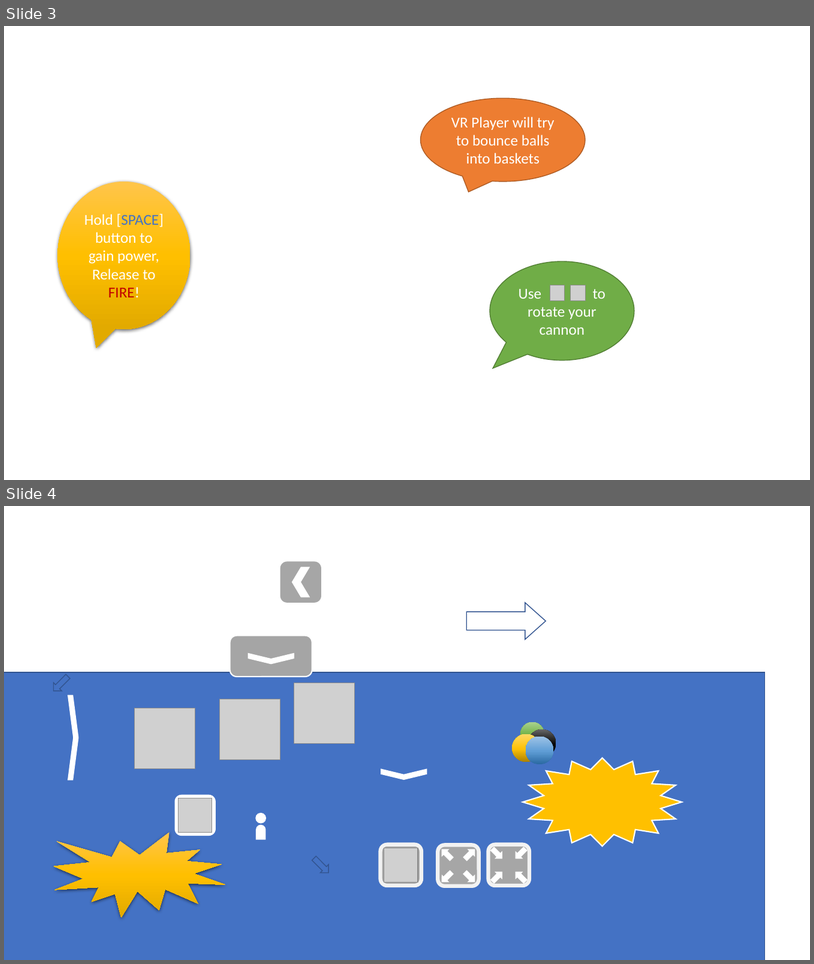
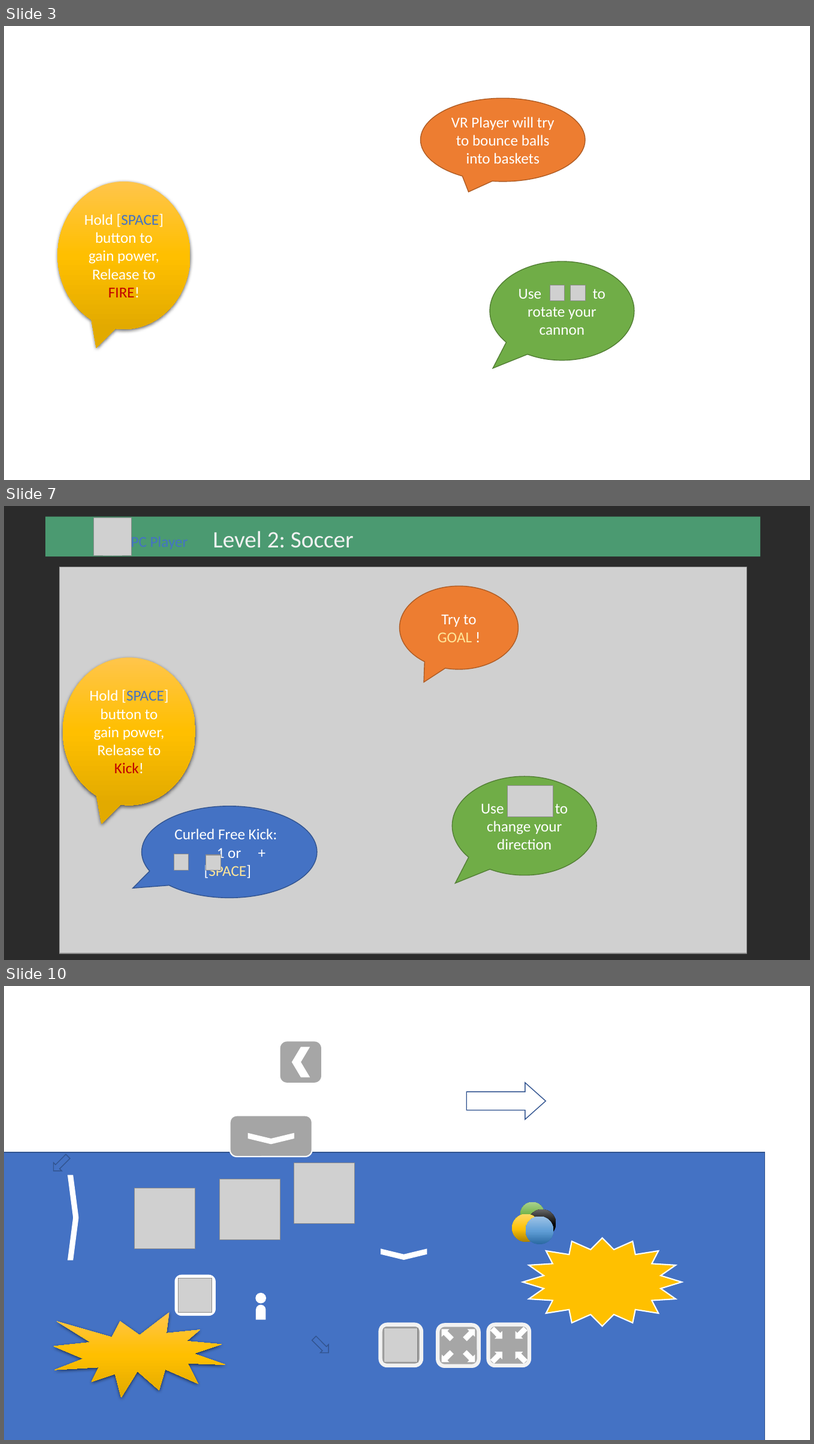
Before and after one commit to dyzsunson/BunnyBall_VR, a slide deck: Document/Rabbit_Tutorial.pptx. Shown one above the other, each under a label of ours: slides 3 and 4 before the commit, slides 3, 7 and 10 after it; the slides between them are not shown. The pictures are 814x964 and 814x1444 pixels, drawn with LibreOffice and Linux fonts; fonts in the diff are those of the drawing; grey boxes stand for pictures; background and template pictures are left out; a plain dark background stands for a picture behind light text. Boxes give left, top, right and bottom in pixels: in the first picture for what was removed or moved away, otherwise in the second. Text is boxed around its words. In the diff, an @@ line names an element or a change of style, - is before the commit and + after.

```diff
--- a/Document/Rabbit_Tutorial.pptx
+++ b/Document/Rabbit_Tutorial.pptx
@@ slide 7 added at [4, 506, 810, 960], background picture (left out) @@
@@ rectangle added at [46, 516, 761, 556], fill #5ACA8F at 70% opacity @@
@@ picture added at [93, 518, 132, 556] @@
@@ text added at [125, 529, 195, 553], 18 pt, text #4472C4 @@
+PC Player
@@ text added at [213, 531, 354, 547], 28 pt, text #F2F2F2 @@
+Level 2: Soccer
@@ picture added at [60, 567, 747, 953] @@
@@ speech bubble added at [399, 586, 518, 669], fill #ED7D31, outline #AF5C24 1 pt, 18 pt, text #FFFFFF @@
+Try to GOAL !
@@ speech bubble added at [63, 657, 195, 805], fill gradient #FFC64B to #FFC000 to #E3AB00, 18 pt, text #FFFFFF @@
+Hold [SPACE] button to gain power,
+Release to Kick!
@@ speech bubble added at [452, 777, 597, 875], fill #70AD47, outline #538035 1 pt, 18 pt, text #FFFFFF @@
+Use to change your direction
@@ picture added at [508, 786, 553, 817] @@
@@ speech bubble added at [142, 806, 317, 897], fill #4472C4, outline #325491 1 pt, 18 pt, text #FFFFFF @@
+Curled Free Kick: 1 or + [SPACE]
@@ picture added at [174, 854, 189, 870] @@
@@ picture added at [206, 855, 221, 870] @@
@@ what was slide 4 is now slide 10 @@
```
Also in this commit, not shown: 2 slides changed, 5 other slides added, 38 other files.
